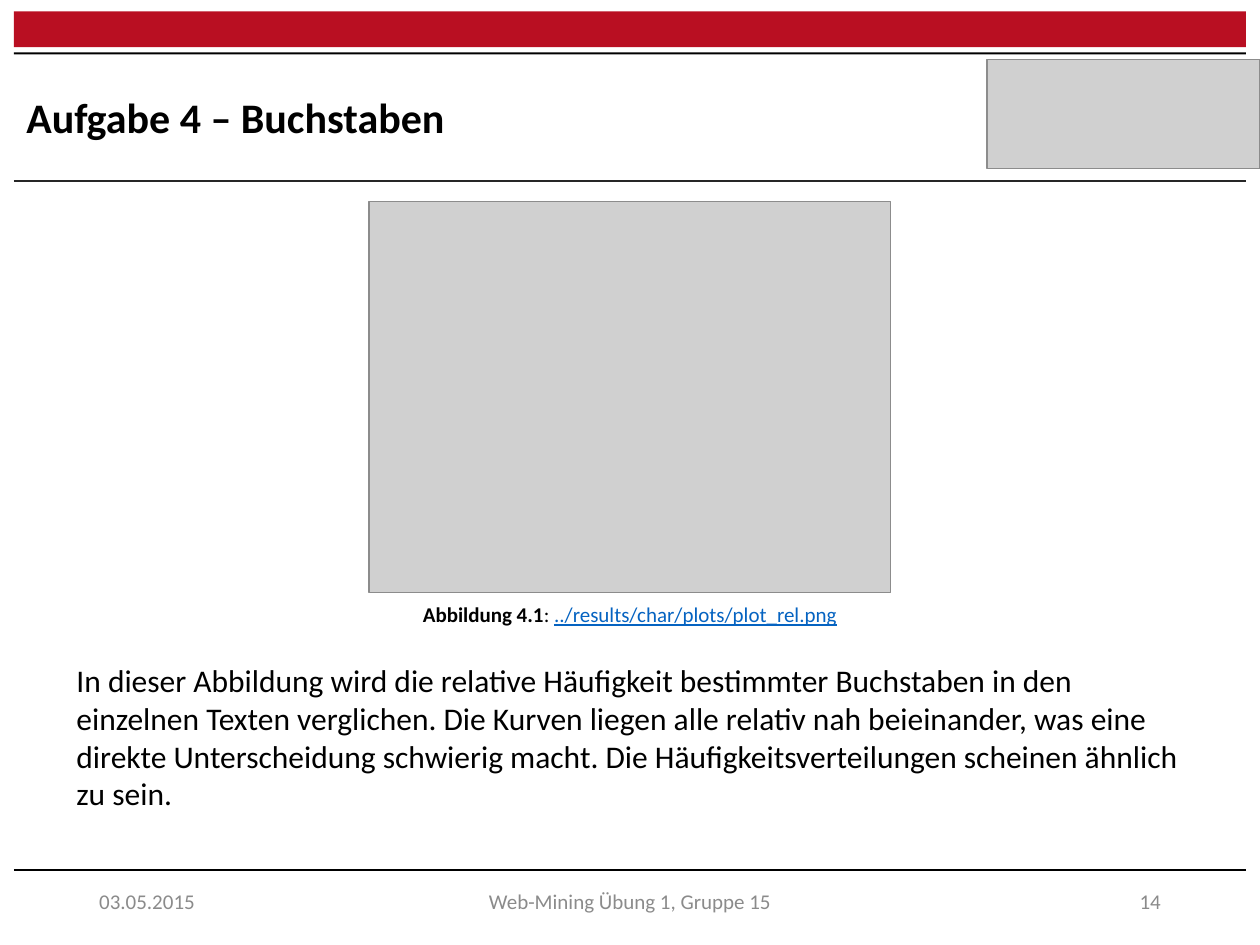
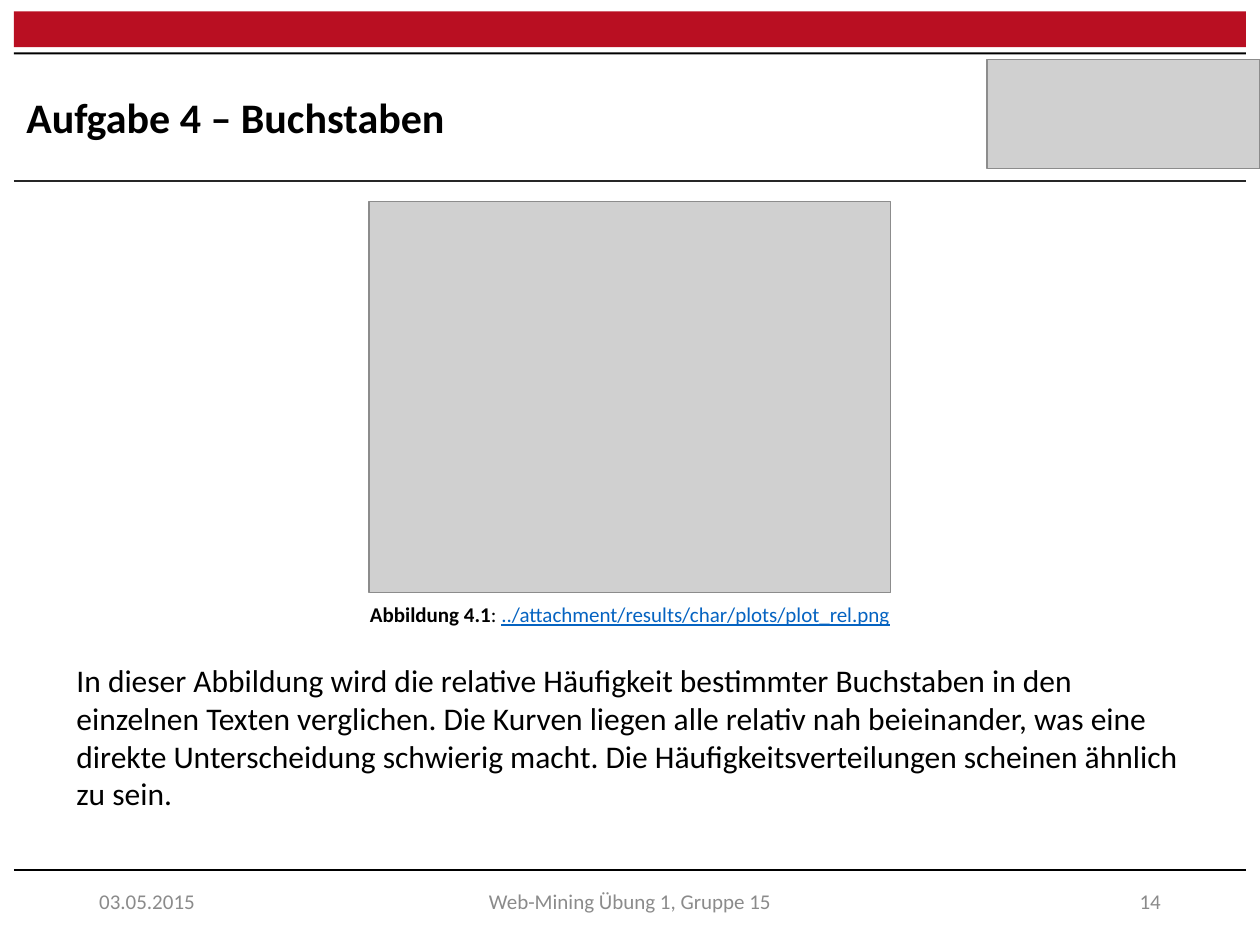
Before and after one commit to raQai/web-mining, a slide deck: slide 15 of ex1/ex1_results.pptx. Drawn at 1260x945 pixels with LibreOffice and Linux fonts; fonts in the diff are those of the drawing; grey boxes stand for pictures. Boxes give left, top, right and bottom in pixels: in the first picture for what was removed or moved away, otherwise in the second. Text is boxed around its words. In the diff, an @@ line names an element or a change of style, - is before the commit and + after.

```diff
--- a/ex1/ex1_results.pptx
+++ b/ex1/ex1_results.pptx
@@ text at bbox=[370, 607, 889, 626]: text changed @@
-Abbildung 4.1: ../results/char/plots/plot_rel.png
+Abbildung 4.1: ../attachment/results/char/plots/plot_rel.png
```
Also in this commit, not shown: 10 other slides changed, 1 other file.
